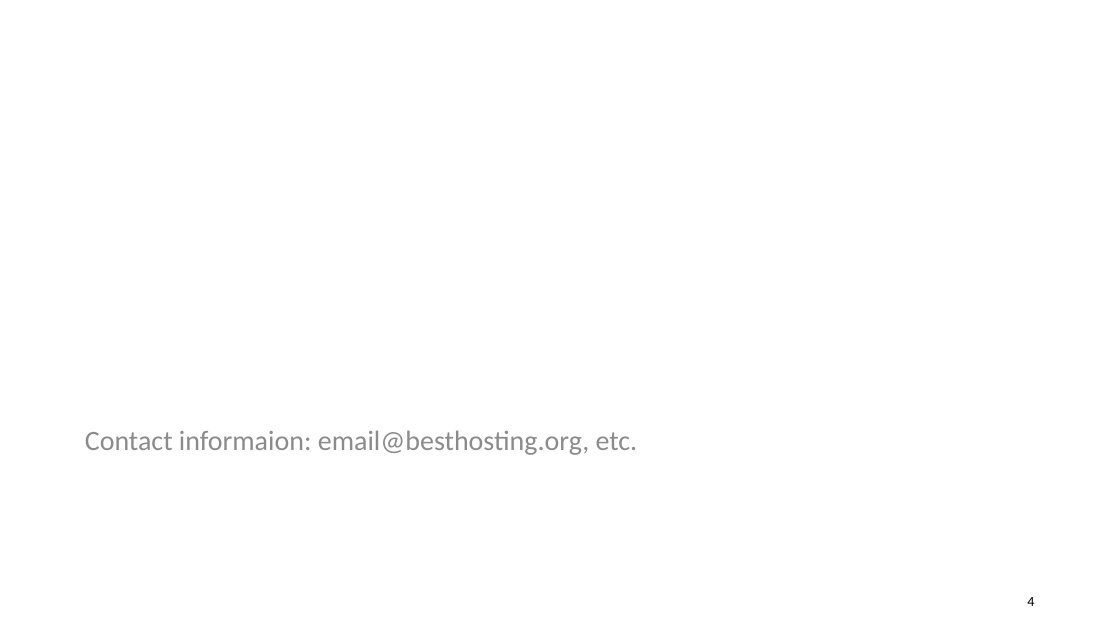
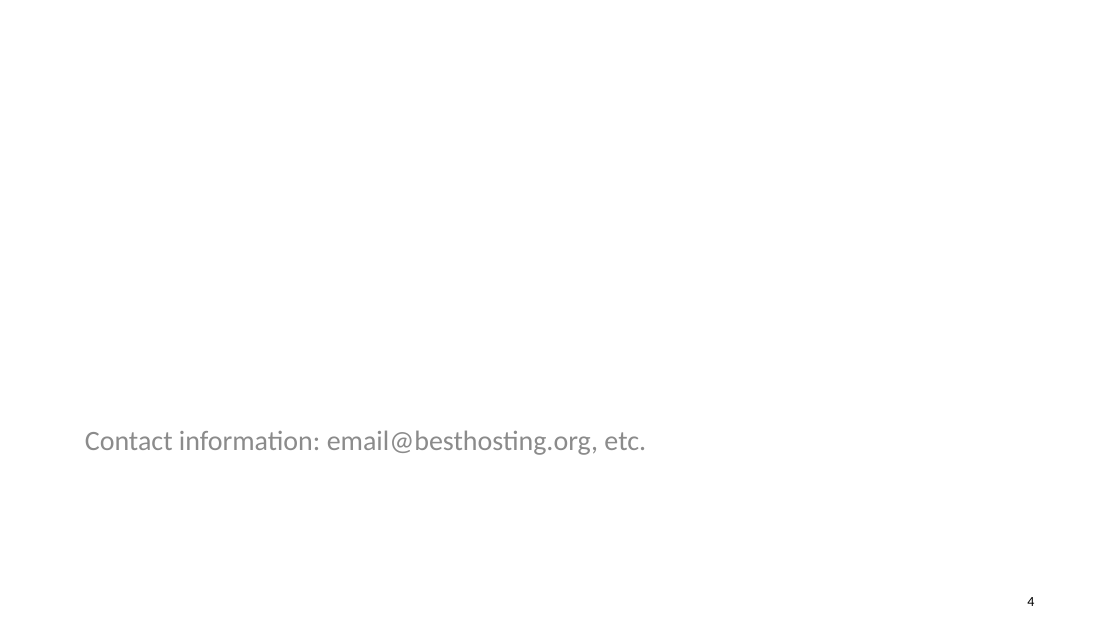
Before and after one commit to Stackframe01/micsecs-2020, a slide deck: slide 4 of media/micsecs-slides-last-name-template.pptx. Drawn at 1120x630 pixels with LibreOffice and Linux fonts; fonts in the diff are those of the drawing; background and template pictures are left out. Boxes give left, top, right and bottom in pixels: in the first picture for what was removed or moved away, otherwise in the second. Text is boxed around its words. In the diff, an @@ line names an element or a change of style, - is before the commit and + after.

Commit message:
Fix spell in slide template.

```diff
--- a/media/micsecs-slides-last-name-template.pptx
+++ b/media/micsecs-slides-last-name-template.pptx
@@ text at [85,430,646,455]: text changed @@
-Contact informaion: email@besthosting.org, etc.
+Contact information: email@besthosting.org, etc.
```
